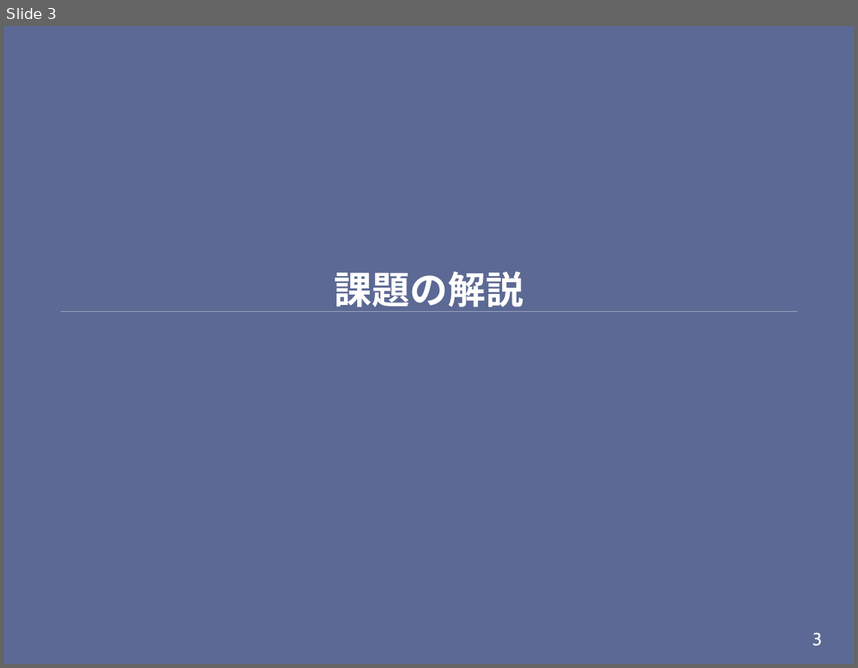
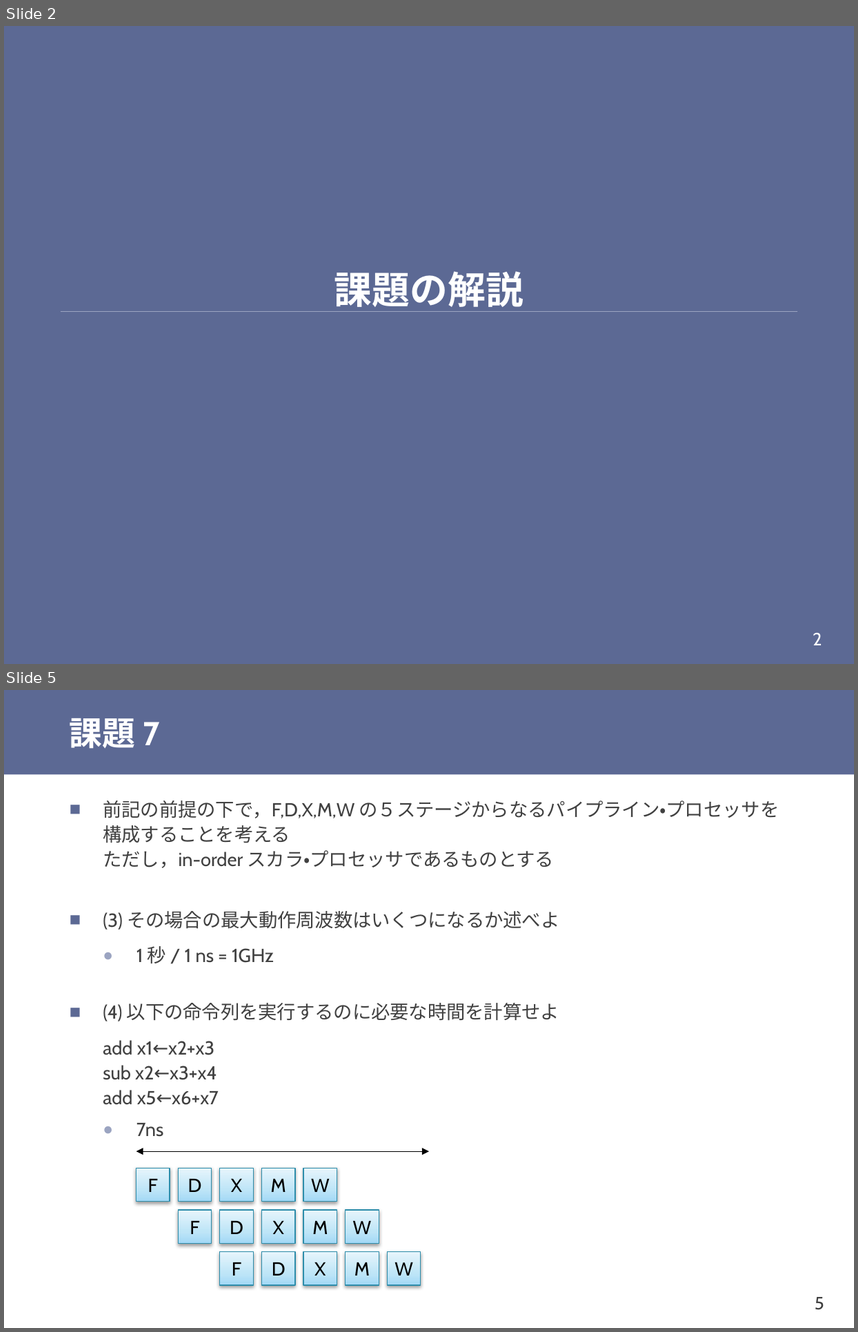
Before and after one commit to shioyadan/otya-computer-architecture-i, a slide deck: cai-shioya-08.pptx. Shown one above the other, each under a label of ours: slide 3 before the commit, slides 2 and 5 after it; the slides between them are not shown. The pictures are 858x668 and 858x1332 pixels, drawn with LibreOffice and Linux fonts; fonts in the diff are those of the drawing. Boxes give left, top, right and bottom in pixels: in the first picture for what was removed or moved away, otherwise in the second. Text is boxed around its words. In the diff, an @@ line names an element or a change of style, - is before the commit and + after.

```diff
--- a/cai-shioya-08.pptx
+++ b/cai-shioya-08.pptx
@@ slide 5 added at box(4, 690, 854, 1328), background #FFFFFF @@
@@ rectangle added at box(4, 690, 854, 774), fill #5C6994 @@
@@ title added at box(70, 718, 159, 748), 28 pt, text #FFFFFF, bold @@
+課題 7
@@ text added at box(103, 800, 780, 1136), 16 pt, text #404040 @@
+■ 前記の前提の下で，F,D,X,M,W の５ステージからなるパイプライン・プロセッサを構成することを考える
+  ただし，in-order スカラ・プロセッサであるものとする
+■ (3) その場合の最大動作周波数はいくつになるか述べよ
+  ● 1 秒 / 1 ns = 1GHz
+■ (4) 以下の命令列を実行するのに必要な時間を計算せよ
+  add x1←x2+x3
+  sub x2←x3+x4
+  add x5←x6+x7
+  ● 7ns
@@ double arrow added from (136, 1151) to (429, 1151), #000000 0.75 pt @@
@@ group added at box(136, 1167, 337, 1201): 5 rectangles @@
+F
+D
+X
+M
+W
@@ group added at box(179, 1210, 379, 1243): 5 rectangles @@
+F
+D
+X
+M
+W
@@ group added at box(220, 1251, 421, 1284): 5 rectangles @@
+F
+D
+X
+M
+W
@@ page number added at box(815, 1297, 824, 1310), 15 pt, text #404040 @@
+5
@@ what was slide 3 is now slide 2 @@
@@ page number at box(813, 632, 822, 645): text changed @@
-3
+2
```
Also in this commit, not shown: 12 slides changed, 68 other slides added, 7 slides removed, 2 other files.
